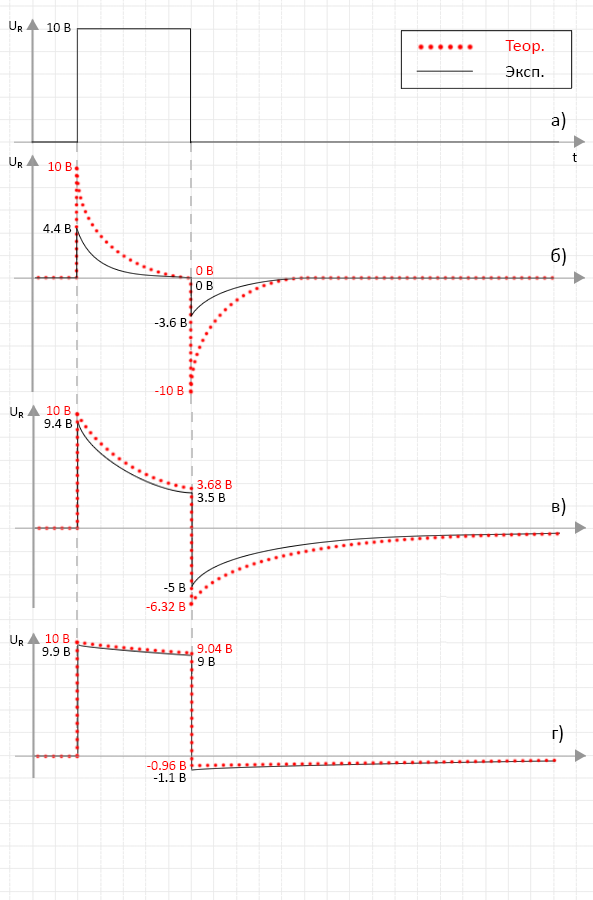
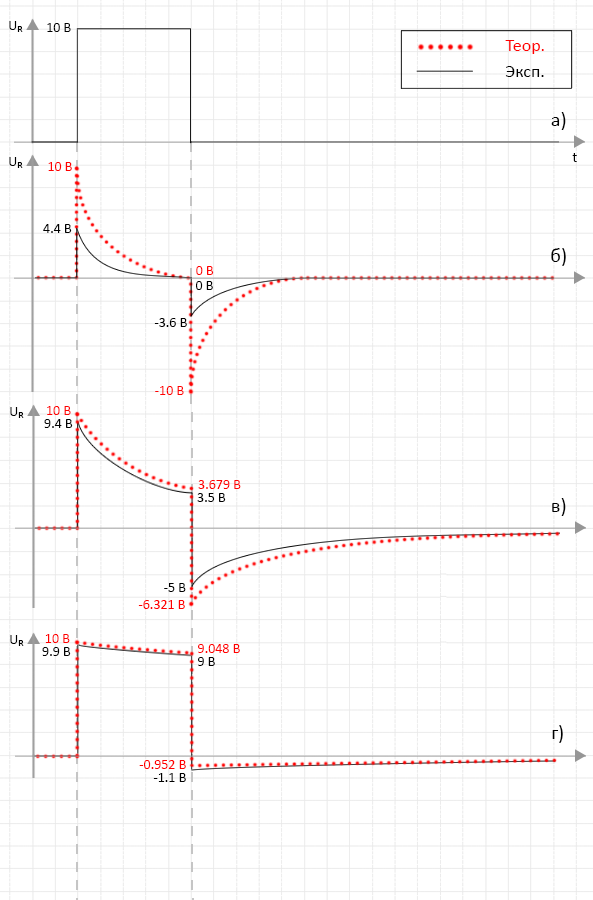
Revision of a layered 593px x 900px image; what changed, layer by layer:
renamed "-6.32 В" to "-6.321 В", painted on it over (138, 600, 186, 611)
renamed "3.68 В" to "3.679 В", painted on it over (197, 480, 241, 489)
renamed "-0.96 В" to "-0.952 В", painted on it over (139, 760, 187, 770)
renamed "9.04 В" to "9.048 В", painted on it over (197, 644, 240, 653)
renamed "Слой 81" to "Слой 81 копия", painted on it over (191, 682, 194, 900)
renamed "Слой 80" to "Слой 80 копия", painted on it over (76, 754, 78, 900)
